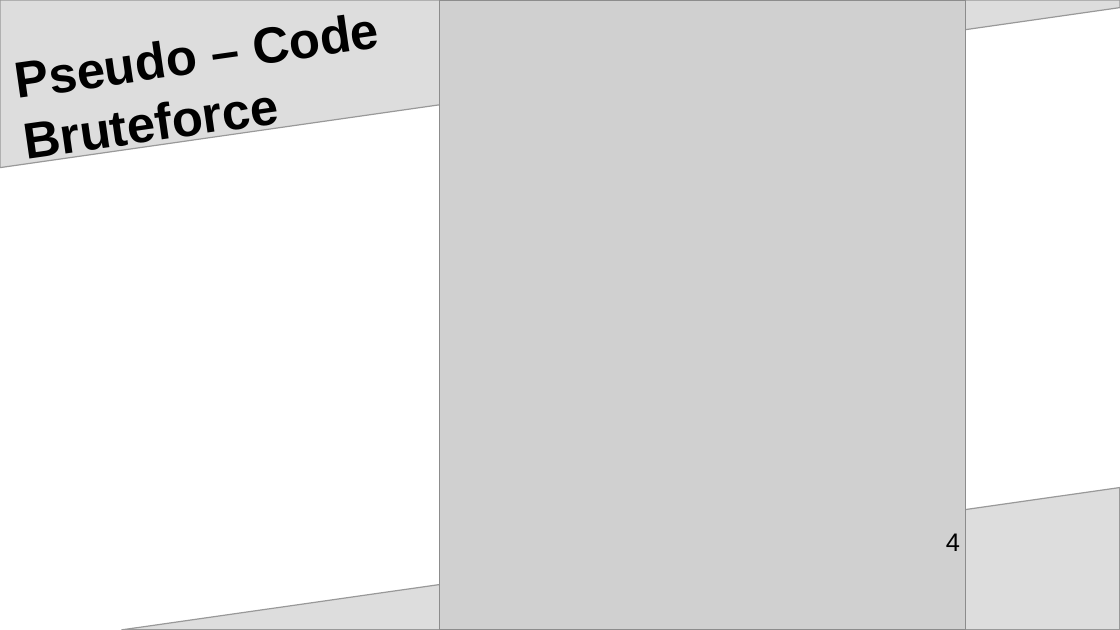
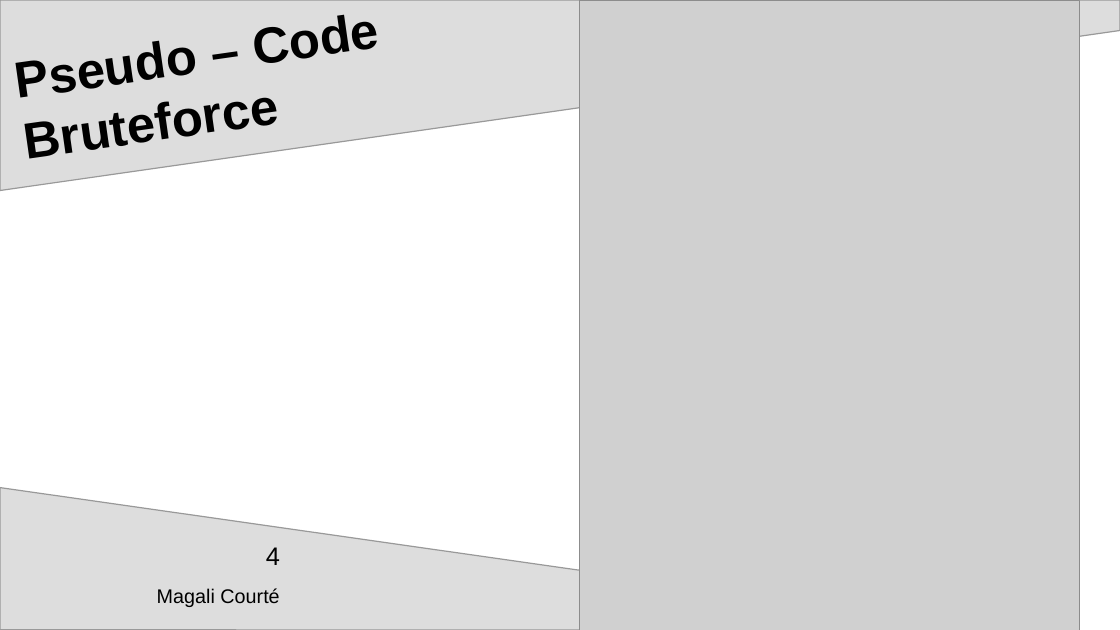
Before and after one commit to mcourte/OC_Projet7, a slide deck: slide 4 of ppt_soutenance.odp. Drawn at 1120x630 pixels with LibreOffice and Linux fonts; fonts in the diff are those of the drawing; grey boxes stand for pictures; background and template pictures are left out. Boxes give left, top, right and bottom in pixels: in the first picture for what was removed or moved away, otherwise in the second. Text is boxed around its words. In the diff, an @@ line names an element or a change of style, - is before the commit and + after.

```diff
--- a/ppt_soutenance.odp
+++ b/ppt_soutenance.odp
@@ freeform shape resized from (x1=0, y1=0, x2=1120, y2=168) to (x1=0, y1=0, x2=1120, y2=191) @@
@@ picture resized from (x1=440, y1=0, x2=966, y2=630) to (x1=580, y1=0, x2=1080, y2=630) @@
@@ freeform shape moved from (x1=122, y1=488, x2=1120, y2=630) to (x1=0, y1=488, x2=998, y2=630) @@
@@ page number removed at (x1=946, y1=533, x2=960, y2=551) @@
-4
@@ page number added at (x1=266, y1=547, x2=280, y2=565), 18 pt, text #000000 @@
+4
@@ text added at (x1=157, y1=588, x2=279, y2=607), 14 pt, text #000000 @@
+Magali Courté
```
Also in this commit, not shown: 5 other slides changed, 4 slides added.
